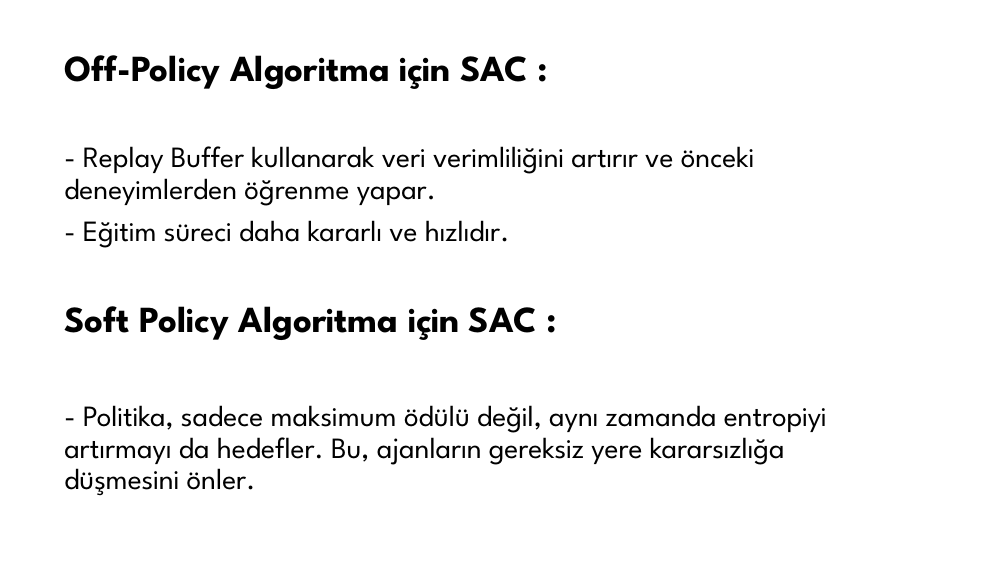
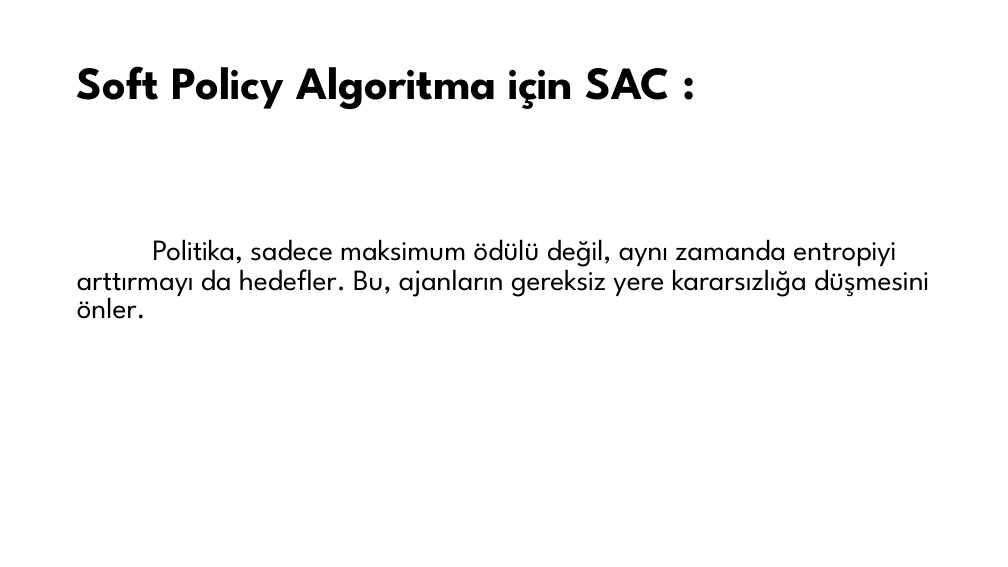
Before and after one commit to emrebasaranCE/robotik-proje, a slide deck: slide 10 of sunum.pptx (slide 9 before the commit). Drawn at 1008x567 pixels with LibreOffice and Linux fonts; fonts in the diff are those of the drawing. Boxes give left, top, right and bottom in pixels: in the first picture for what was removed or moved away, otherwise in the second. Text is boxed around its words. In the diff, an @@ line names an element or a change of style, - is before the commit and + after.

```diff
--- a/sunum.pptx
+++ b/sunum.pptx
@@ title added at bbox=[77, 66, 670, 109], 44 pt, text #000000, bold @@
+Soft Policy Algoritma için SAC :
@@ text at bbox=[77, 239, 929, 319]: text changed @@
-Off-Policy Algoritma için SAC :
-- Replay Buffer kullanarak veri verimliliğini artırır ve önceki deneyimlerden öğrenme yapar.
-- Eğitim süreci daha kararlı ve hızlıdır.
-Soft Policy Algoritma için SAC :
-- Politika, sadece maksimum ödülü değil, aynı zamanda entropiyi artırmayı da hedefler. Bu, ajanların gereksiz yere kararsızlığa düşmesini önler.
+Politika, sadece maksimum ödülü değil, aynı zamanda entropiyi arttırmayı da hedefler. Bu, ajanların gereksiz yere kararsızlığa düşmesini önler.
```
Also in this commit, not shown: 2 other slides changed, 2 slides added.
